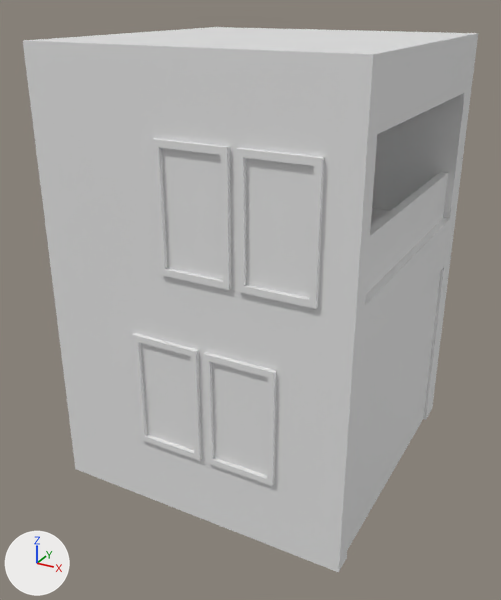
The Blender file Assets/3DObjects/Environment/Buildings/Build3.blend, before and after one commit.
The view is the same before and after, from a 50 mm lens placed at (4.06, -7.88, 6.15), pointed at (-0.19, -0.14, 2.29). Every picture has the same lights, and +X, +Y and +Z are marked at lower left.

Script lines for the objects in view, before the commit:
```python
me_cube_001 = bpy.data.meshes.new('Cube.001')
me_cube_001.from_pydata(...)  # 1004 vertices, 1006 faces; spans x -5.06..5.93, y -5.18..5.93, z -14.42..0.0
ob_cube_002 = bpy.data.objects.new('Cube.002', me_cube_001)
ob_cube_002.location = (0.0, 0.0, 0.0)
ob_cube_002.rotation_euler = (0.0, -3.142, 0.0)  # degrees (0, -180, 0)
ob_cube_002.scale = (0.395, 0.395, 0.395)
```
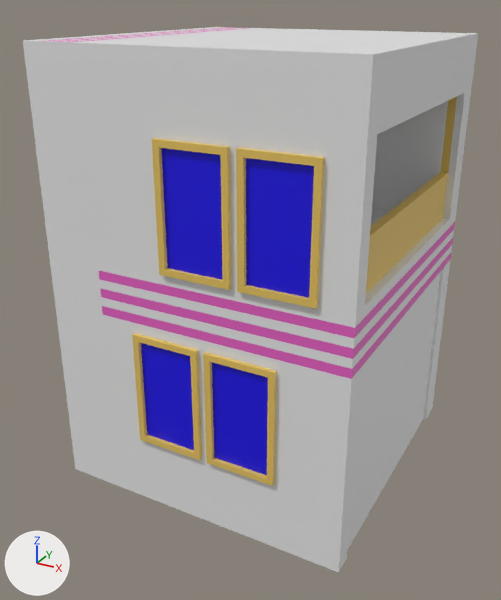
What differs and where, as boxes (x1, y1, x2, y2) in the pictures (501 x 600 px):
part 1 of me_cube_001, recoloured (white to yellow): (132, 96, 457, 486) in both
part 2 of me_cube_001, recoloured (white to pink): (49, 27, 247, 42) in both
part 3 of me_cube_001, recoloured (white to pink): (99, 222, 455, 379) in both
part 4 of me_cube_001, recoloured (white to blue): (141, 343, 268, 475) in both
part 5 of me_cube_001, recoloured (white to blue): (161, 148, 314, 298) in both

Edits to the bpy script that builds the scene:
```text
Add mat_material_001:
    mat_material_001 = principled_material('Material.001')
    mat_material_001.base_color = (0.8, 0.549, 0.119)  # yellow #e7c461
Add mat_material_004:
    mat_material_004 = principled_material('Material.004')
    mat_material_004.base_color = (0.00725, 0.0, 0.8)  # blue #1500e7
Add mat_material_002:
    mat_material_002 = principled_material('Material.002')
    mat_material_002.base_color = (0.8, 0.119, 0.549)  # pink #e761c4
Add mat_material:
    mat_material = principled_material('Material')
    mat_material.base_color = (0.8, 0.8, 0.8)  # white #e7e7e7
Change me_cube_001:
    where me_cube_001.from_pydata(...)  # 1004 vertices, 1006 faces; spans x -5.06..5.93, y -5.18..5.93, z -14.42..0.0
    used by ob_cube_002; location = (0.0, 0.0, 0.0); rotation_euler = (0.0, -3.142, 0.0), in degrees (0, -180, 0); scale = (0.395, 0.395, 0.395)
    me_cube_001 part 1: 263 of the faces centred in x -4.82..5.93, y -5.18..5.93, z -12.65..-2.4 switch from no material to mat_material_001 (yellow #e7c461)
    me_cube_001 part 2: 42 of the faces centred in x 3.44..4.35, y -4.74..5.06, z -14.42..-6.3 switch from no material to mat_material_002 (pink #e761c4)
    me_cube_001 part 3: 36 of the faces centred in x -5.06..1.93, y -5.06..4.59, z -7.86..-6.69 switch from no material to mat_material_002 (pink #e761c4)
    me_cube_001 part 4: 12 of the faces centred in x -1.77..5.06, y -5.06..-3.0, z -10.93..-4.07 switch from no material to mat_material_004 (blue #1500e7)
    me_cube_001 part 5: 4 of the faces centred in x -2.91..-0.38, y -5.06, z -10.95..-9.26 switch from no material to mat_material_004 (blue #1500e7)
    add me_cube_001.materials.append(mat_material)  # white #e7e7e7
```
